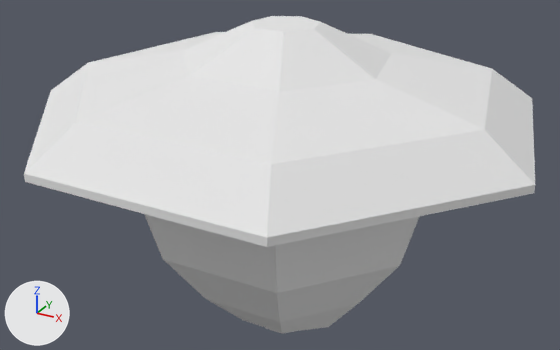
Before and after pictures for a commit that changed the OBJ model mods/pcity_nodes/models/pcity_nodes_plate_lamp.obj.
Camera for both pictures: a 50 mm lens placed at (1.9, -3.51, 2.15), pointed at (-0.06, 0.05, 0.37). The lights are fixed; the arrows at lower left show +X, +Y and +Z. Where no turn or scale is listed for an object, it has been applied to the vertices. Vertices at the same position are counted once.
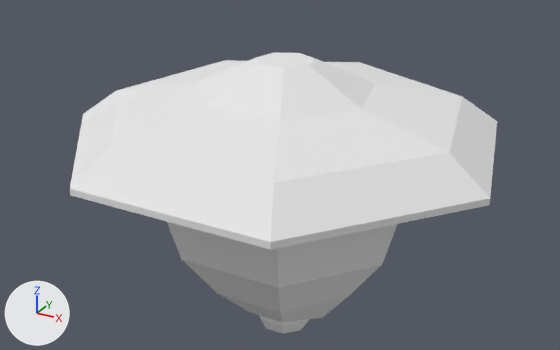
Boxes [x1, y1, x2, y2] around the edits, measured in the pictures (560 x 350 px; the box of a moved part takes in the faces that stretch with it):
'Sphere', reshaped (16% narrower, 11% shorter): before [24, 16, 535, 334]; after [70, 52, 497, 334]
part 1 of me_sphere, moved or reshaped: before [24, 16, 535, 333]; after [70, 52, 497, 322]

The edits, one by one:
me_sphere is used by ob_sphere; location (0.0, 0.0, 0.0).
me_sphere had 103 vertices, 96 faces and spanned x -1.39..1.39, y -1.29..1.43, z -0.56..1.26.
me_sphere now has 103 vertices, 96 faces and spans x -1.2..1.2, y -1.11..1.23, z -0.56..1.07.
me_sphere part 1: 77 of the vertices in x -1.39..1.39, y -1.29..1.43, z -0.46..1.26 are scaled about their middle by 0.862, then moved by (0.0, -0.01, -0.07).
